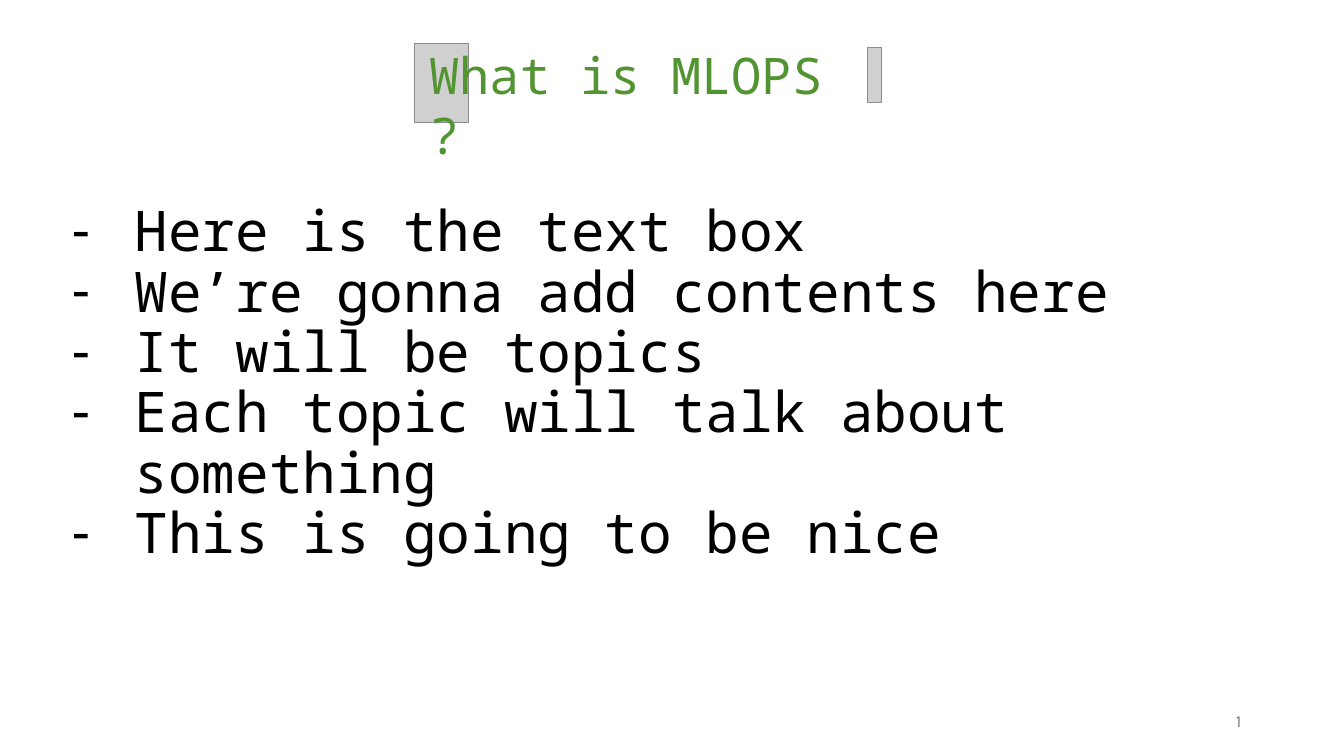
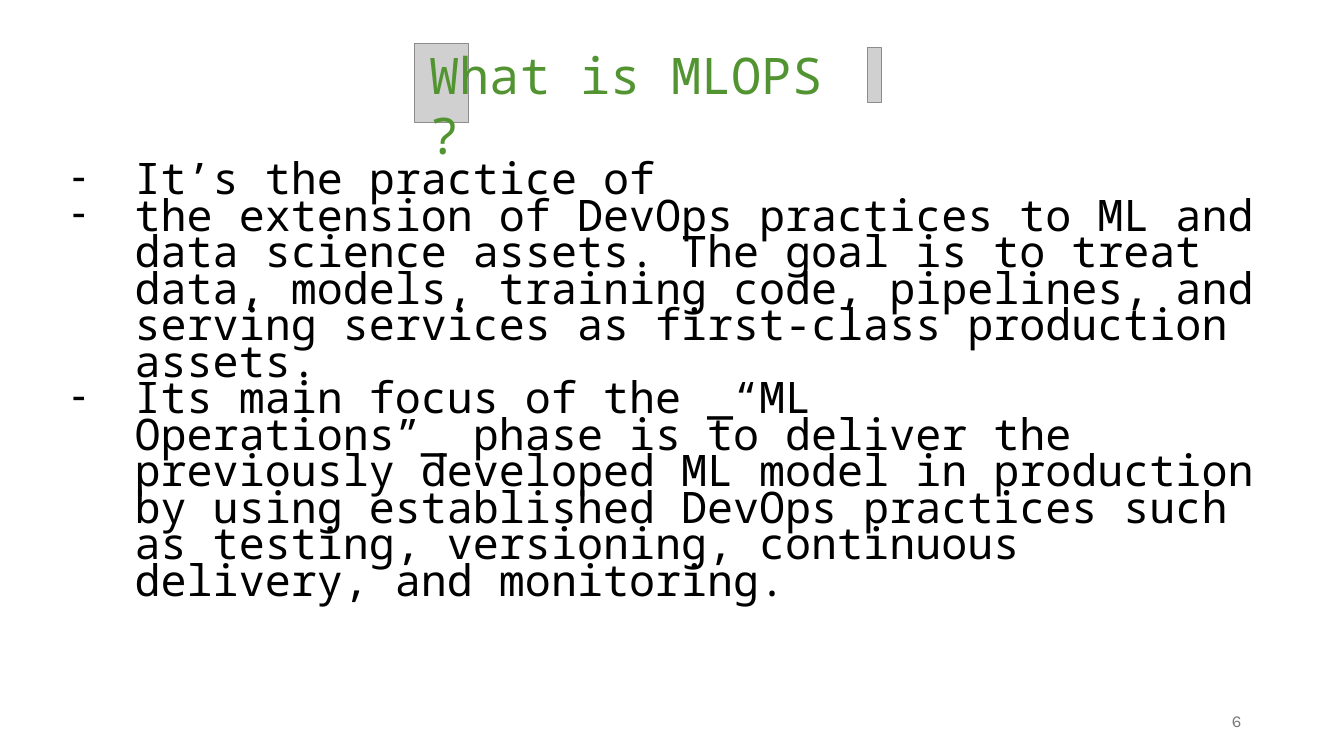
Before and after one commit to jefersonlemos/presentations, a slide deck: slide 6 of mlops/slides/mlops_slides.pptx (slide 1 before the commit). Drawn at 1344x756 pixels with LibreOffice and Linux fonts; fonts in the diff are those of the drawing; grey boxes stand for pictures; background and template pictures are left out. Boxes give left, top, right and bottom in pixels: in the first picture for what was removed or moved away, otherwise in the second. Text is boxed around its words. In the diff, an @@ line names an element or a change of style, - is before the commit and + after.

```diff
--- a/mlops/slides/mlops_slides.pptx
+++ b/mlops/slides/mlops_slides.pptx
@@ text at bbox=[135, 154, 1253, 607]: text changed; size 40 to 31 pt @@
-– Here is the text box
-– We’re gonna add contents here
-– It will be topics
-– Each topic will talk about something
-– This is going to be nice
+– It’s the practice of
+– the extension of DevOps practices to ML and data science assets. The goal is to treat data, models, training code, pipelines, and serving services as first-class production assets.
+– Its main focus of the _“ML Operations”_ phase is to deliver the previously developed ML model in production by using established DevOps practices such as testing, versioning, continuous delivery, and monitoring.
@@ page number at bbox=[1232, 716, 1242, 727]: text changed @@
-1
+6
```
Also in this commit, not shown: 10 slides added, 2 slides removed, 3 other files.
